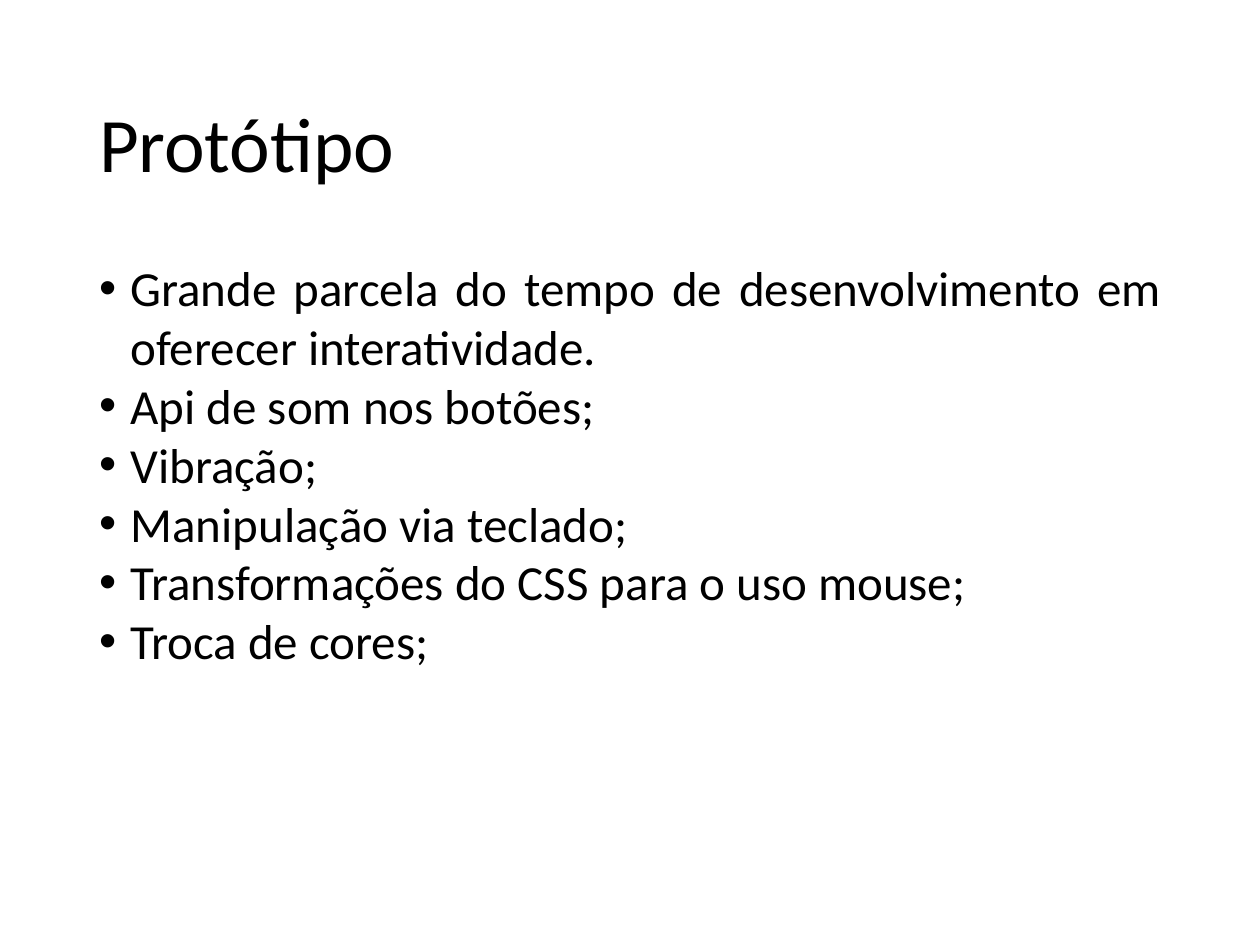
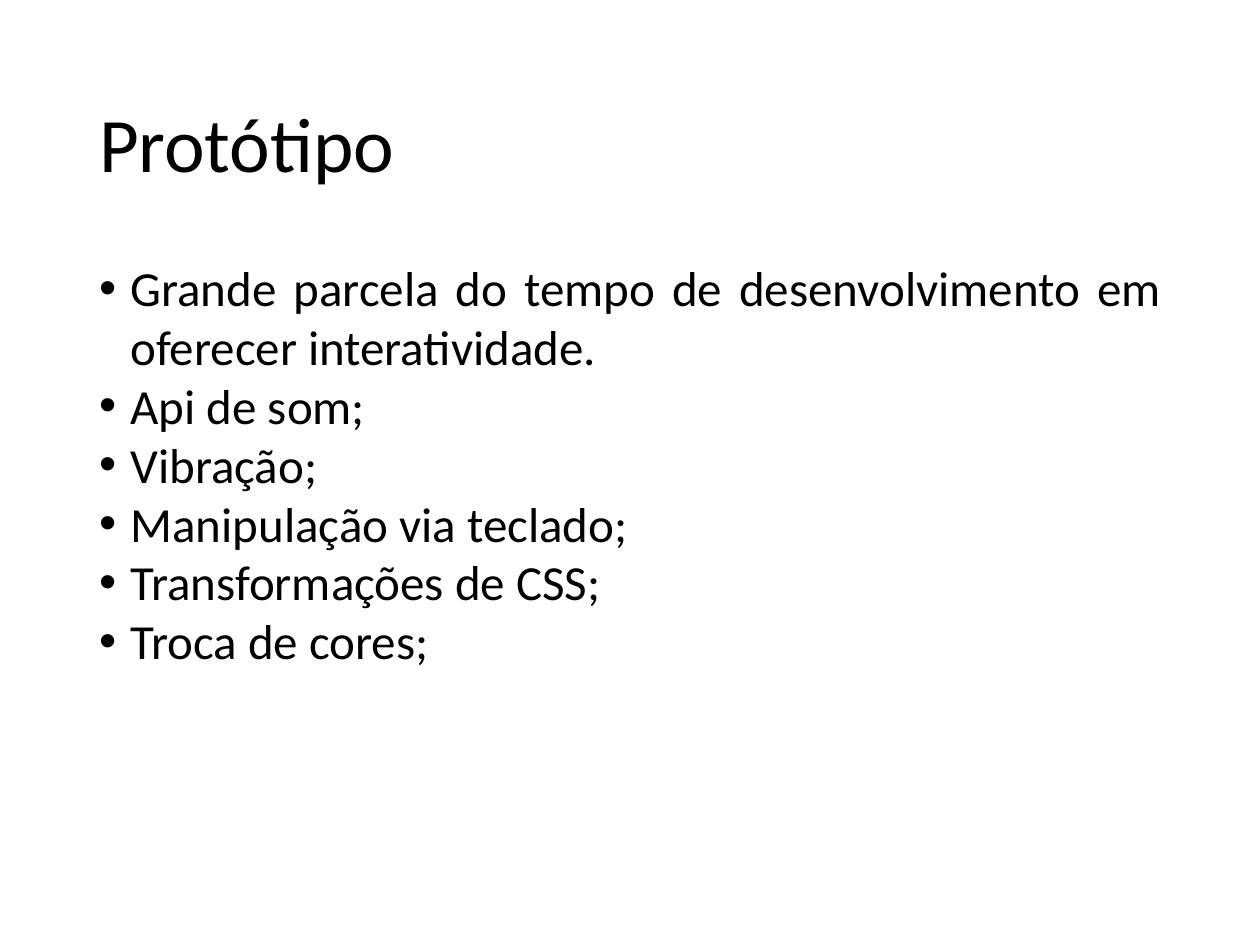
Before and after one commit to jeanCarloMachado/htmlLimitations, a slide deck: slide 18 of LimitacoesHTMLJogosMultiplataforma.odp (slide 19 before the commit). Drawn at 1260x945 pixels with LibreOffice and Linux fonts; fonts in the diff are those of the drawing; background and template pictures are left out. Boxes give left, top, right and bottom in pixels: in the first picture for what was removed or moved away, otherwise in the second. Text is boxed around its words. In the diff, an @@ line names an element or a change of style, - is before the commit and + after.

```diff
--- a/LimitacoesHTMLJogosMultiplataforma.odp
+++ b/LimitacoesHTMLJogosMultiplataforma.odp
@@ text at <box>131,390,365,432</box>: text changed @@
-• Api de som nos botões;
+• Api de som;
@@ text at <box>131,566,600,609</box>: text changed @@
-• Transformações do CSS para o uso mouse;
+• Transformações de CSS;
```
Also in this commit, not shown: 10 other slides changed, 3 slides removed, 1 other file.
